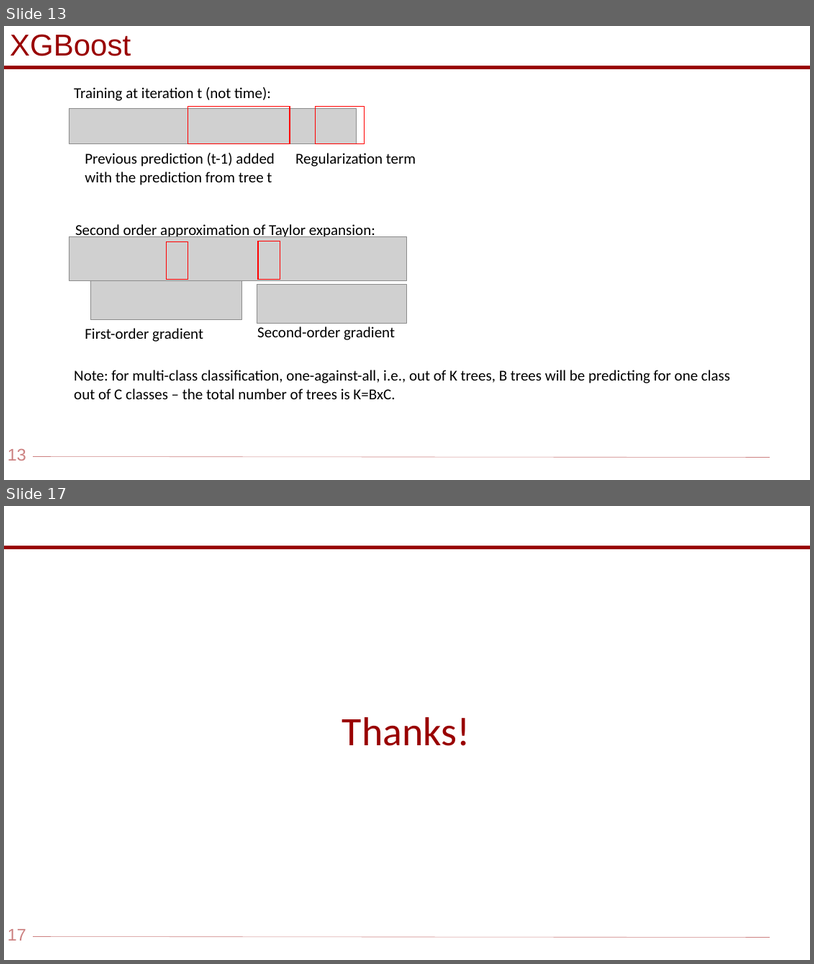
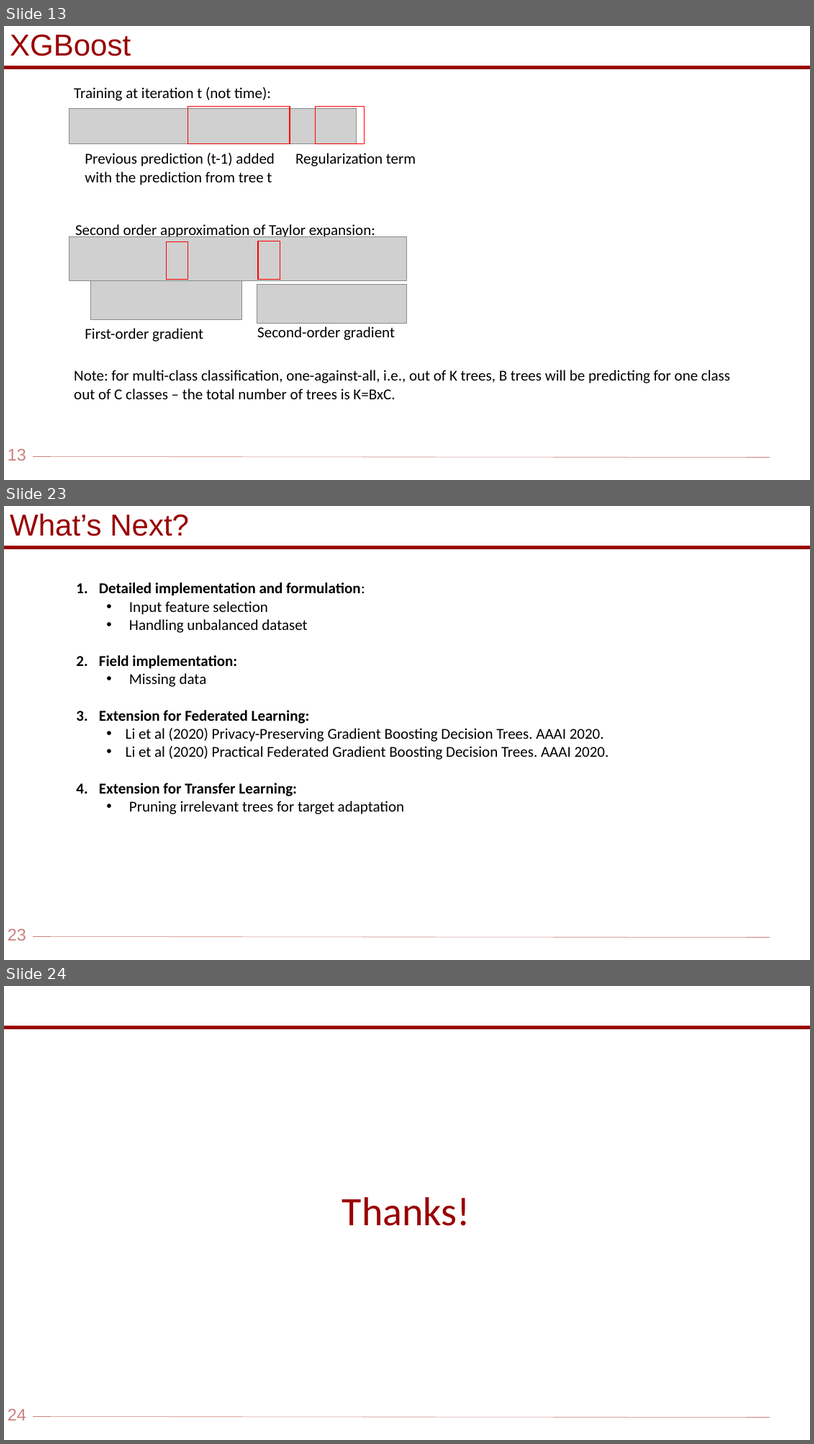
Before and after one commit to rsyamil/latent-space-xgboost, a slide deck: Trees.pptx. Shown one above the other, each under a label of ours: slides 13 and 17 before the commit, slides 13, 23 and 24 after it; the slides between them are not shown. The pictures are 814x964 and 814x1444 pixels, drawn with LibreOffice and Linux fonts; fonts in the diff are those of the drawing; grey boxes stand for pictures; background and template pictures are left out. Boxes give left, top, right and bottom in pixels: in the first picture for what was removed or moved away, otherwise in the second. Text is boxed around its words. In the diff, an @@ line names an element or a change of style, - is before the commit and + after.

```diff
--- a/Trees.pptx
+++ b/Trees.pptx
@@ slide 23 added at bbox=[4, 506, 810, 960], background #FFFFFF; not listed: 4 template elements that a slide beside it also shows @@
@@ text added at bbox=[10, 513, 189, 536], 36 pt, text #990000 @@
+What’s Next?
@@ text added at bbox=[99, 582, 610, 814], 18 pt, text #000000 @@
+  1. Detailed implementation and formulation:
+    • Input feature selection
+    • Handling unbalanced dataset
+  2. Field implementation:
+    • Missing data
+  3. Extension for Federated Learning:
+    • Li et al (2020) Privacy-Preserving Gradient Boosting Decision Trees. AAAI 2020.
+    • Li et al (2020) Practical Federated Gradient Boosting Decision Trees. AAAI 2020.
+  4. Extension for Transfer Learning:
+    • Pruning irrelevant trees for target adaptation
@@ what was slide 17 is now slide 24 @@
@@ page number at bbox=[8, 1409, 26, 1420]: text changed @@
-17
+24
```
Also in this commit, not shown: 4 slides changed, 7 other slides added, 1 slide removed, 1 other file.
